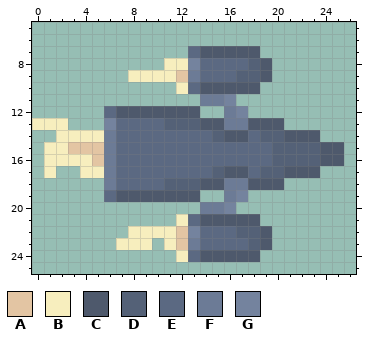
Two states of a pixel-art sprite, BoundlessGameJamProject/Assets/Sprites/PH/SS1.png. The first picture shows the starting point.
The file is 32x32 pixels. Shown: x 0..26, y 5..25.
Palette (. is transparent): A #e3c5a3  B #f7eebe  C #4e596c  D #546177  E #5b6982  F #6c7b96  G #74839e
New version:
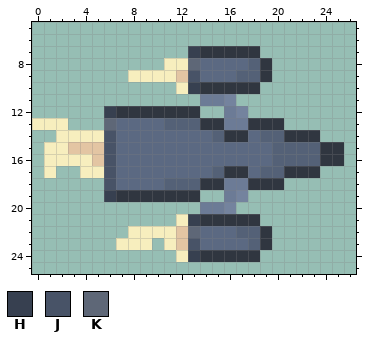
Colours new in this view: H #374050  J #485367  K #5e6777
The exact change:
Colour C changes from #4e596c to #303640.
The edit turns colour E into colour H in row 7 at x 13; in row 10 at x 13; in row 12 at x 6; in row 19 at x 6; in row 21 at x 13; in row 24 at x 13.
The edit turns colour F into colour J in row 9 at x 13; in rows 14 to 18 at x 6; in row 23 at x 13.
The edit turns colour G into colour K in row 8 at x 13; in row 13 at x 6; in row 22 at x 13.
Boxes around the changes in both pictures, in picture pixels (x1, y1, x2, y2):
changed: (104, 46, 344, 262)
